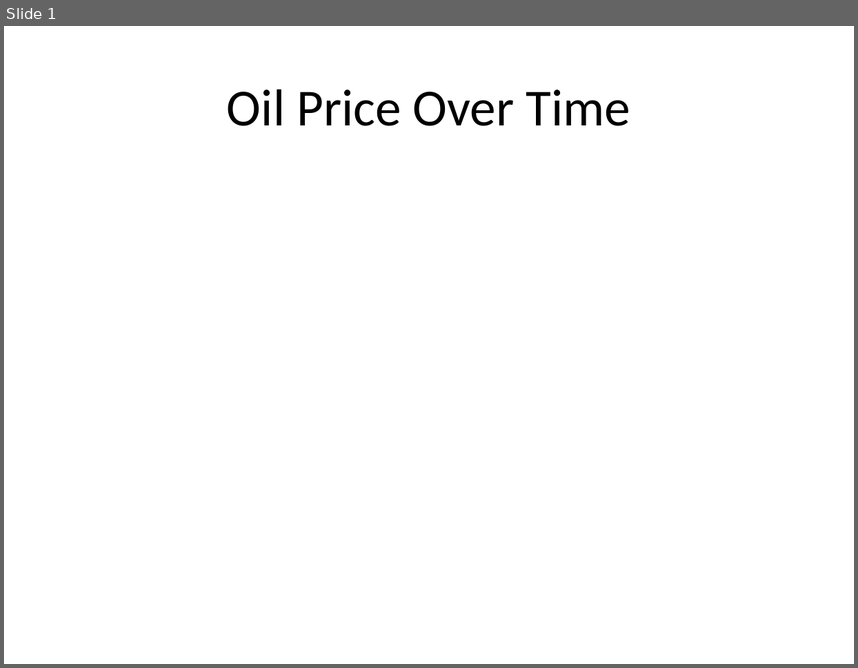
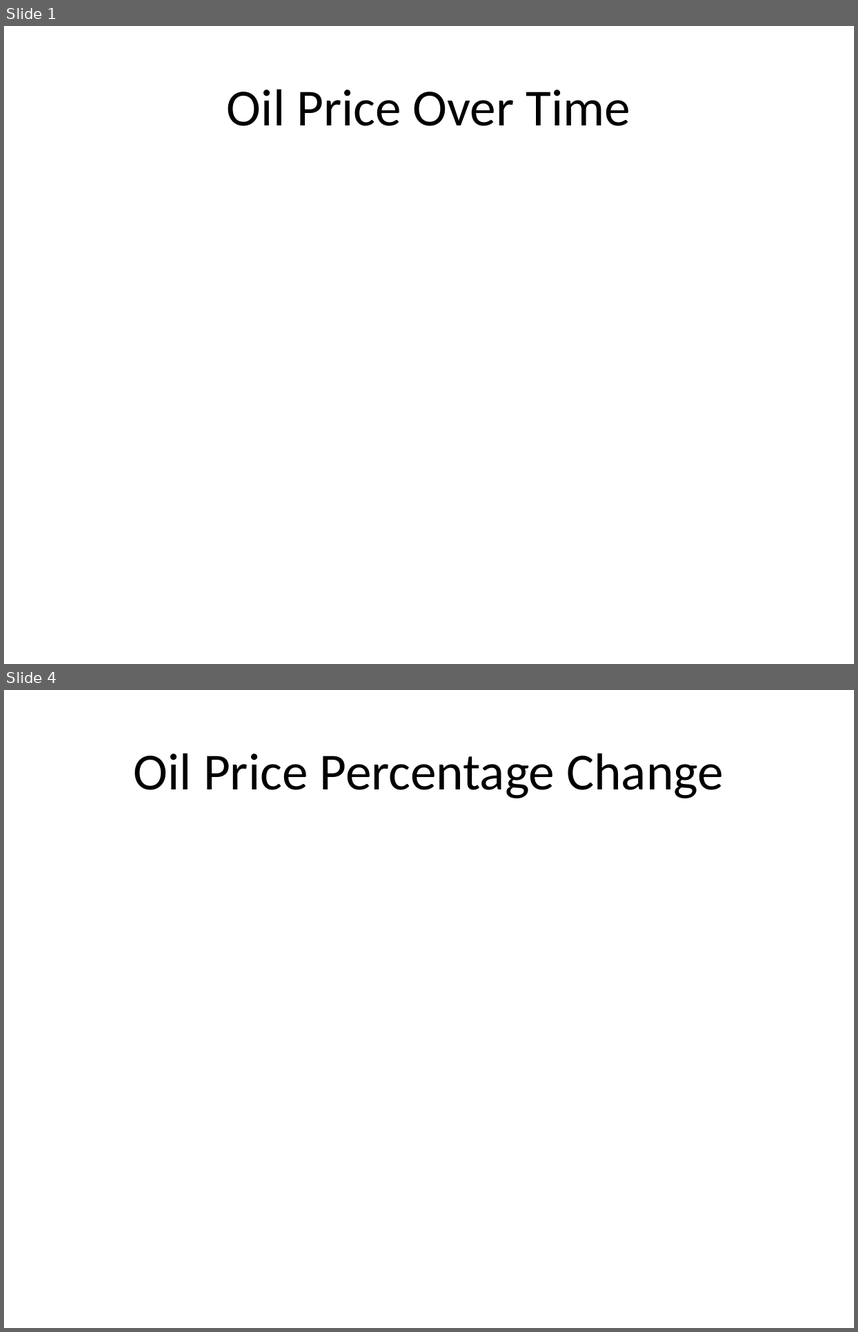
Before and after one commit to Axel-Andersson-PROG/Examensarbete, a slide deck: Bogdans_Presentation.pptx. Shown one above the other, each under a label of ours: slide 1 before the commit, slides 1 and 4 after it; the slides between them are not shown. The pictures are 858x668 and 858x1332 pixels, drawn with LibreOffice and Linux fonts; fonts in the diff are those of the drawing; background and template pictures are left out. Boxes give left, top, right and bottom in pixels: in the first picture for what was removed or moved away, otherwise in the second. Text is boxed around its words. In the diff, an @@ line names an element or a change of style, - is before the commit and + after.

```diff
--- a/Bogdans_Presentation.pptx
+++ b/Bogdans_Presentation.pptx
@@ slide 4 added at [4, 690, 854, 1328], background picture (left out) @@
@@ title added at [134, 753, 723, 798], 44 pt, text #000000 @@
+Oil Price Percentage Change
```
Also in this commit, not shown: 1 slide changed, 4 other slides added, 2 slides removed, 7 other files.
